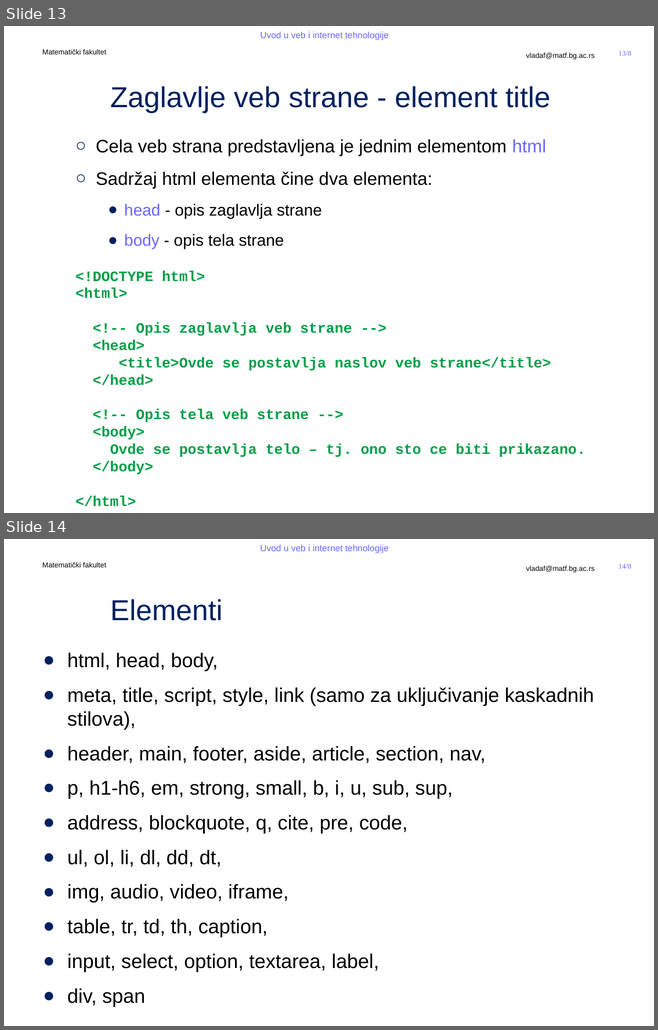
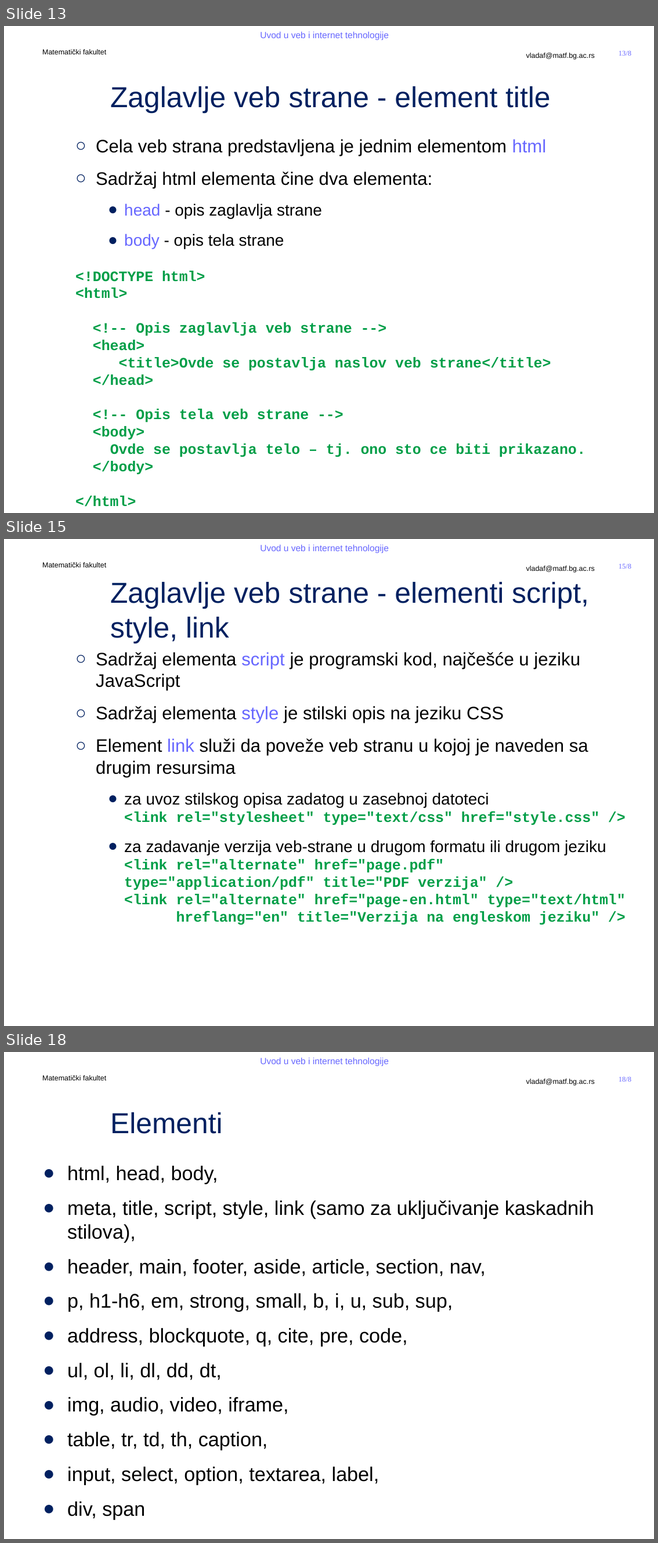
Before and after one commit to MatfUVIT/info, a slide deck: predavanja/prezentacije/UVIT03-01-HTML 5.pptx. Shown one above the other, each under a label of ours: slides 13 and 14 before the commit, slides 13, 15 and 18 after it; the slides between them are not shown. The pictures are 658x1030 and 658x1543 pixels, drawn with LibreOffice and Linux fonts; fonts in the diff are those of the drawing; background and template pictures are left out. Boxes give left, top, right and bottom in pixels: in the first picture for what was removed or moved away, otherwise in the second. Text is boxed around its words. In the diff, an @@ line names an element or a change of style, - is before the commit and + after.

```diff
--- a/predavanja/prezentacije/UVIT03-01-HTML 5.pptx
+++ b/predavanja/prezentacije/UVIT03-01-HTML 5.pptx
@@ slide 15 added at (x1=4, y1=539, x2=654, y2=1026), background #FFFFFF; not listed: 5 template elements that a slide beside it also shows @@
@@ title added at (x1=110, y1=582, x2=589, y2=643), 32 pt, text #002060 @@
+Zaglavlje veb strane - elementi script, style, link
@@ text added at (x1=96, y1=652, x2=625, y2=925), 16 pt, text #000000 @@
+  ○ Sadržaj elementa script je programski kod, najčešće u jeziku JavaScript
+  ○ Sadržaj elementa style je stilski opis na jeziku CSS
+  ○ Element link služi da poveže veb stranu u kojoj je naveden sa drugim resursima
+    ● za uvoz stilskog opisa zadatog u zasebnoj datoteci
+      <link rel="stylesheet" type="text/css" href="style.css" />
+    ● za zadavanje verzija veb-strane u drugom formatu ili drugom jeziku
+      <link rel="alternate" href="page.pdf" type="application/pdf" title="PDF verzija" />
+      <link rel="alternate" href="page-en.html" type="text/html"
+      hreflang="en" title="Verzija na engleskom jeziku" />
@@ what was slide 14 is now slide 18 @@
@@ page number at (x1=618, y1=1077, x2=631, y2=1082): text changed @@
-14/8
+18/8
```
Also in this commit, not shown: 1 slide changed, 3 other slides added, 13 other files.
